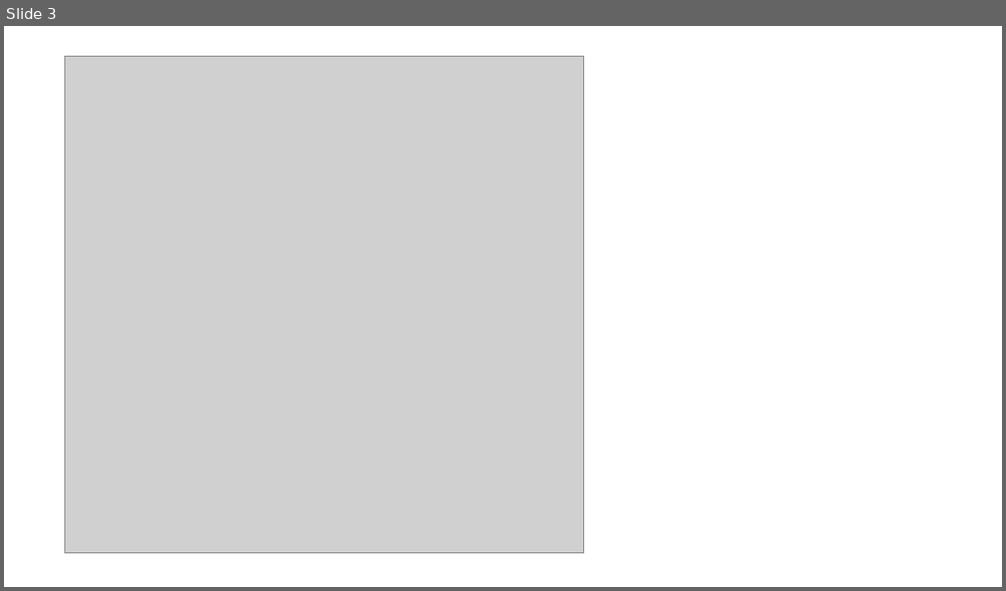
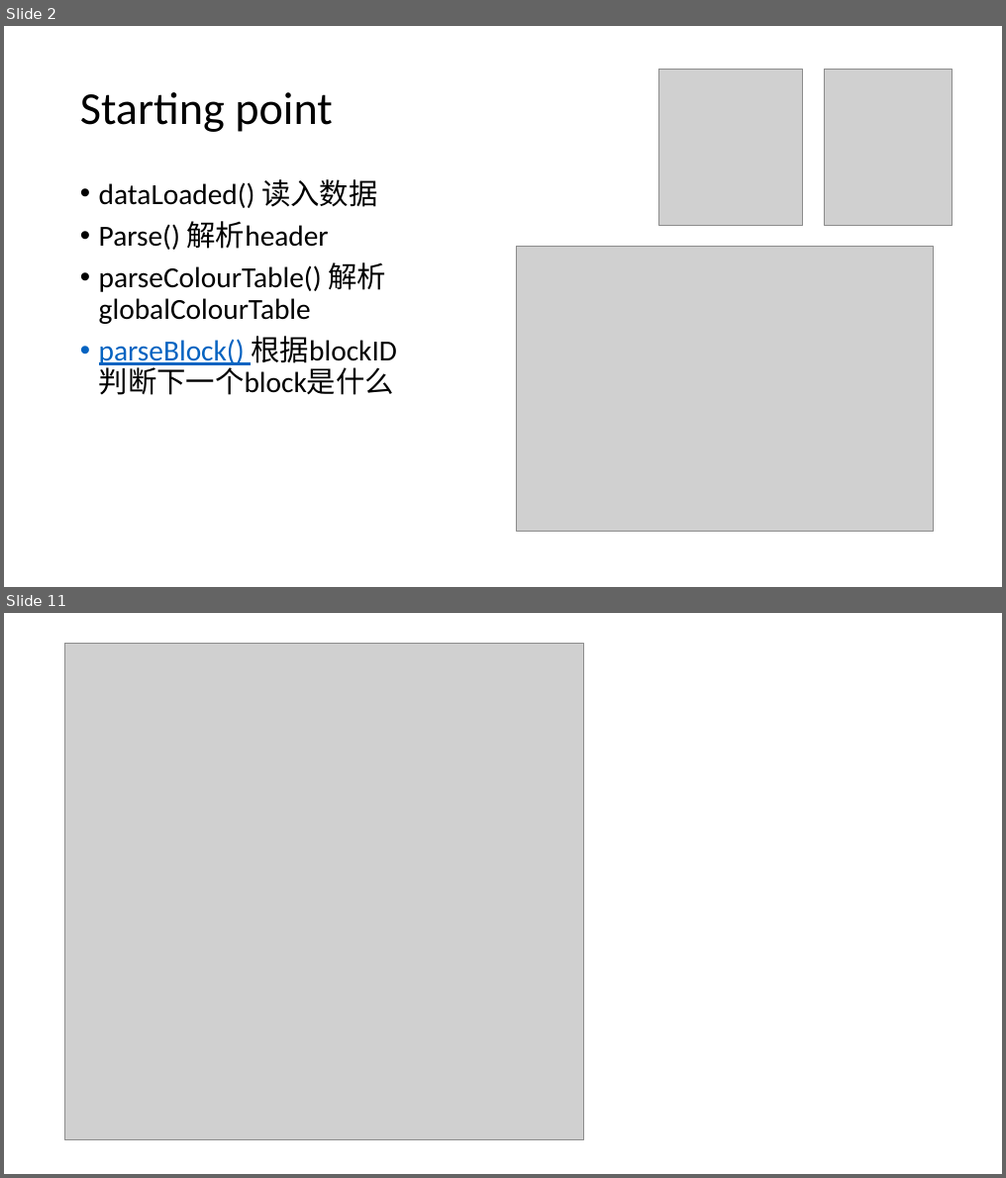
Before and after one commit to philipdeng/gifparse, a slide deck: aboutgif.pptx. Shown one above the other, each under a label of ours: slide 3 before the commit, slides 2 and 11 after it; the slides between them are not shown. The pictures are 1006x591 and 1006x1178 pixels, drawn with LibreOffice and Linux fonts; fonts in the diff are those of the drawing; grey boxes stand for pictures. Boxes give left, top, right and bottom in pixels: in the first picture for what was removed or moved away, otherwise in the second. Text is boxed around its words. In the diff, an @@ line names an element or a change of style, - is before the commit and + after.

```diff
--- a/aboutgif.pptx
+++ b/aboutgif.pptx
@@ slide 2 added at box(4, 26, 1002, 587), background #FFFFFF @@
@@ picture added at box(659, 70, 803, 225) @@
@@ picture added at box(824, 70, 951, 225) @@
@@ title added at box(80, 92, 332, 132), 44 pt, text #000000 @@
+Starting point
@@ text added at box(99, 179, 397, 395), 28 pt, text #000000 @@
+• dataLoaded() 读入数据
+• Parse() 解析header
+• parseColourTable() 解析globalColourTable
+• parseBlock() 根据blockID 判断下一个block是什么
@@ picture added at box(516, 247, 934, 532) @@
@@ what was slide 3 is now slide 11 @@
```
Also in this commit, not shown: 1 slide changed, 11 other slides added, 2 slides removed, 5 other files.
